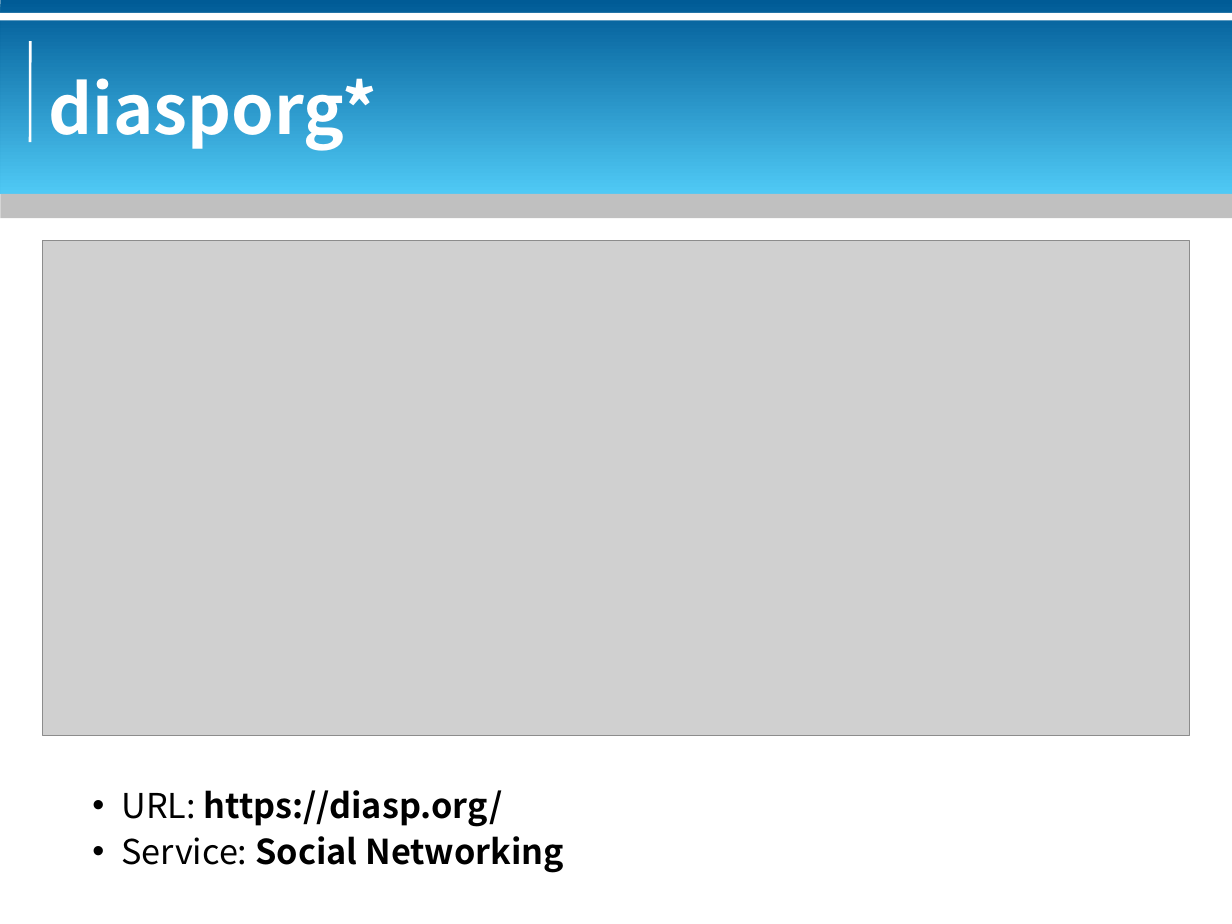
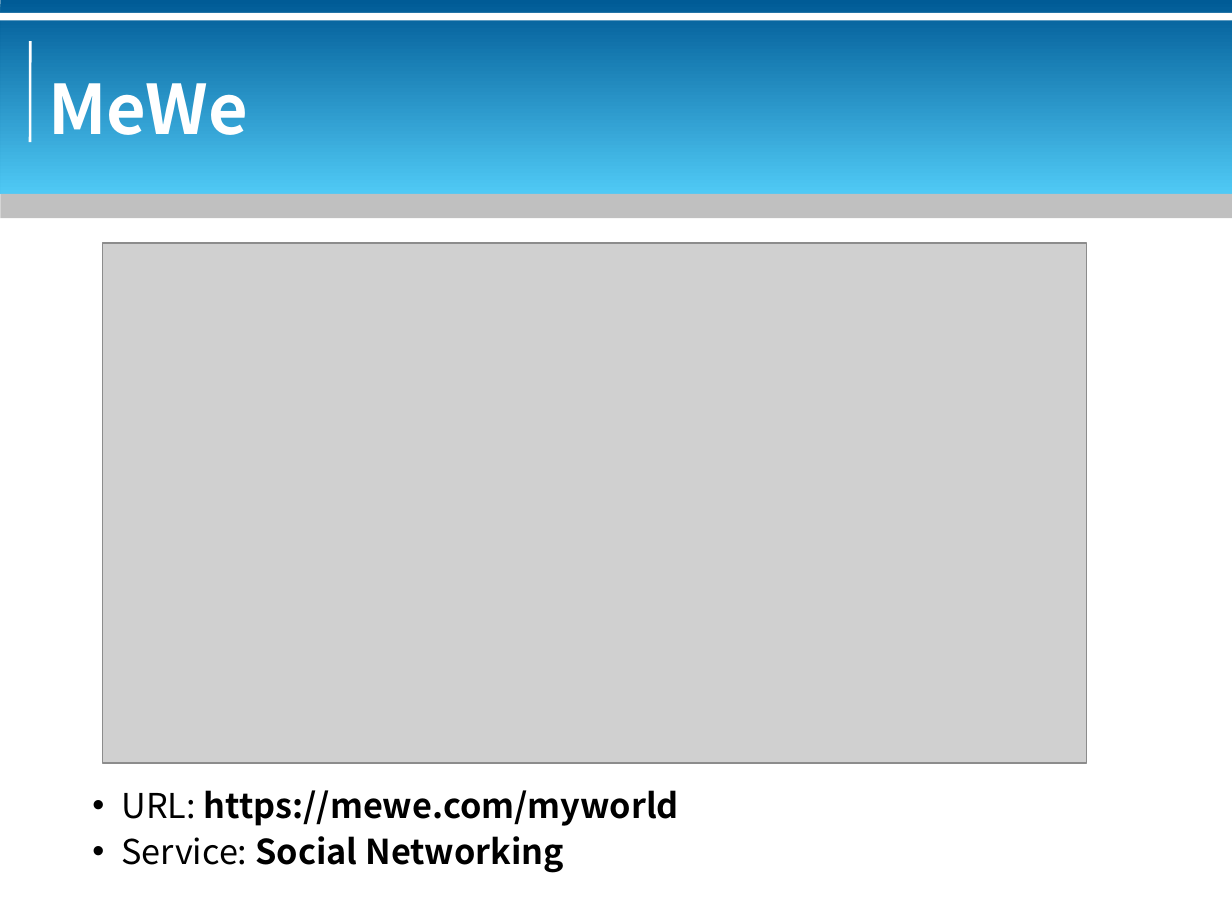
Before and after one commit to bluebat/.presentations, a slide deck: slide 9 of alternative-web-services.odp. Drawn at 1232x924 pixels with LibreOffice and Linux fonts; fonts in the diff are those of the drawing; grey boxes stand for pictures; background and template pictures are left out. Boxes give left, top, right and bottom in pixels: in the first picture for what was removed or moved away, otherwise in the second. Text is boxed around its words. In the diff, an @@ line names an element or a change of style, - is before the commit and + after.

```diff
--- a/alternative-web-services.odp
+++ b/alternative-web-services.odp
@@ title at bbox=[49, 83, 249, 135]: text changed @@
-diasporg*
+MeWe
@@ picture: place and size @@
-picture at bbox=[43, 240, 1190, 736]
+picture at bbox=[102, 243, 1087, 763]
@@ text at bbox=[121, 790, 679, 826]: text changed @@
-• URL: https://diasp.org/
+• URL: https://mewe.com/myworld
```
Also in this commit, not shown: 2 other slides changed, 3 other files.
